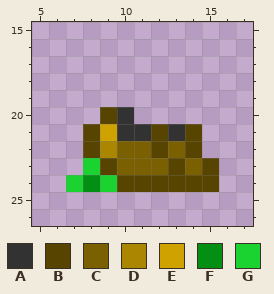
Two states of a pixel-art sprite, core/assets/images/avatar-feet-dash-2.png. Above, as it was before the edit.
The file is 26x33 pixels. Shown: x 5..17, y 15..26.
Palette (. is transparent): A #323232  B #574400  C #7a6000  D #ab8600  E #cfa200  F #038e14  G #1ad230
Pixels before, first column x 7:
20 ..BA.....
21 .BEAABAB.
22 .BDCCBCB.
23 .GBCCCBCB
24 GFGBBBBBB
Now the later version:
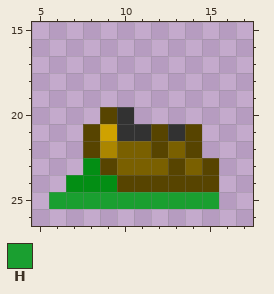
Colours new in this view: H #1a9f30
Difference:
Changed rows in their new state; - is an unchanged pixel.
first column x 6:
23 --F-------
24 -F-F------
25 HHHHHHHHHH
Pixel boxes of the changes (left, top, right, bottom) in both pictures:
changed: (49, 158, 219, 209)
